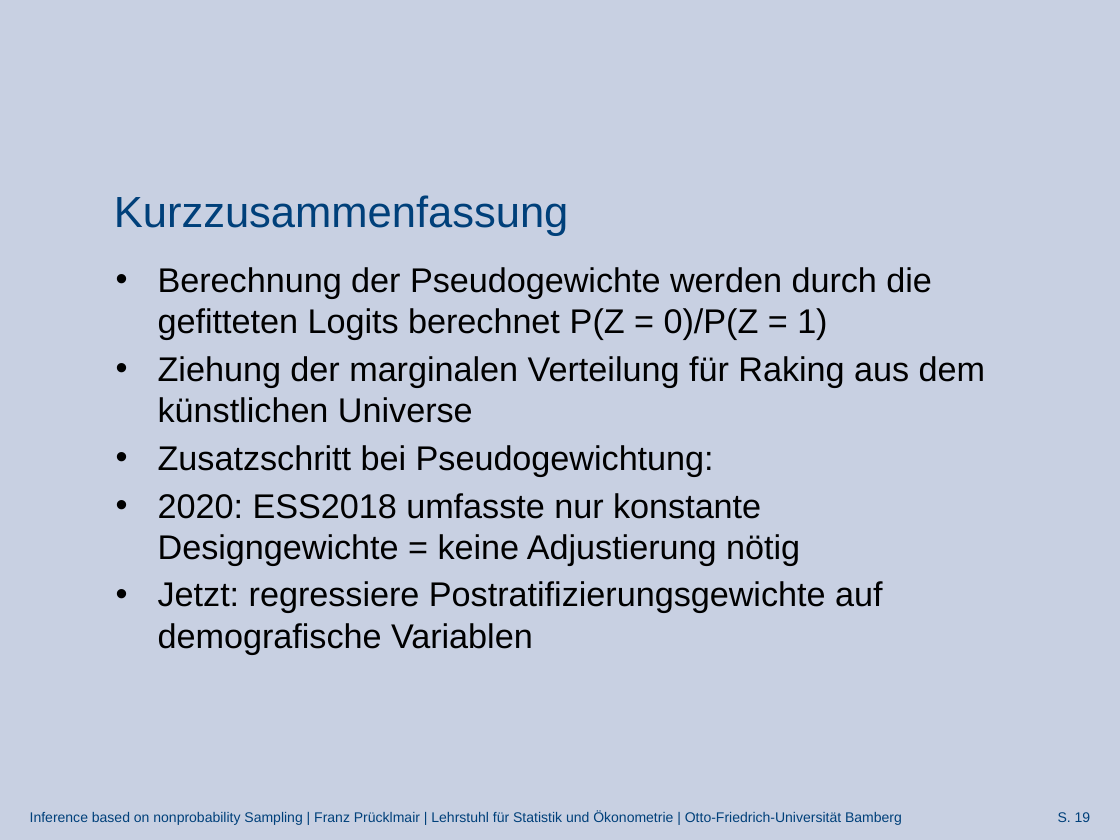
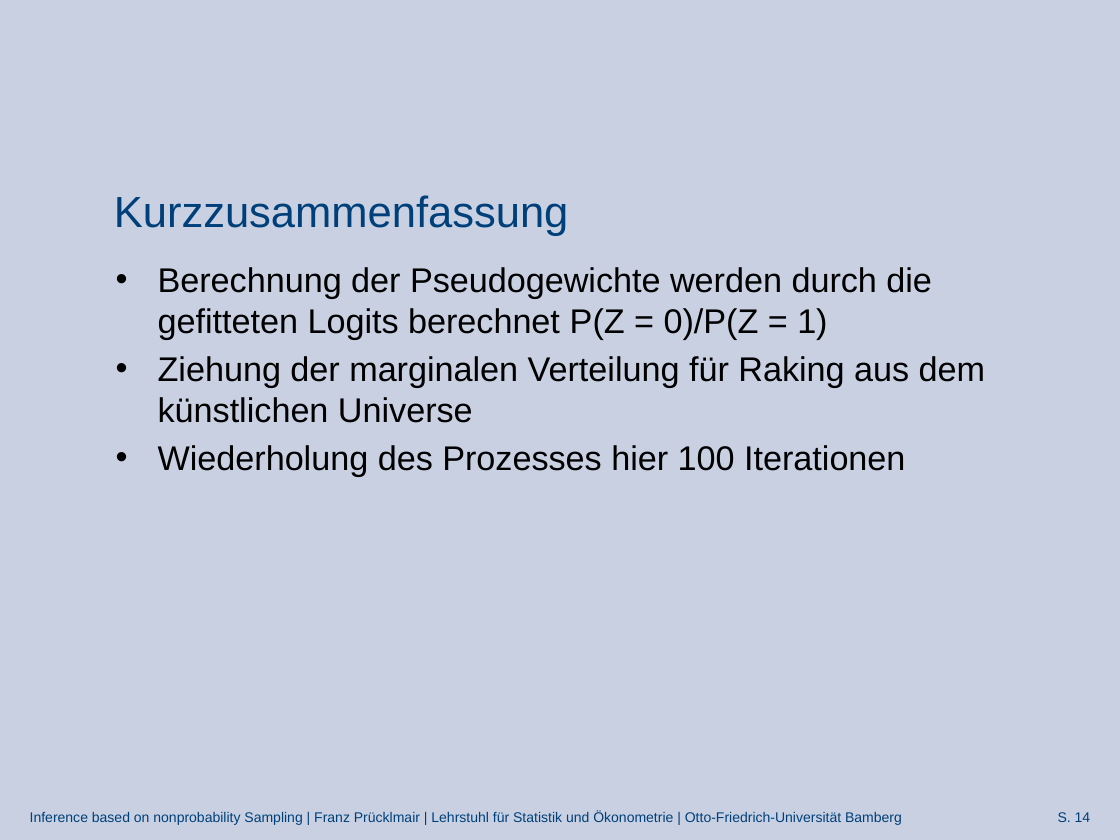
Before and after one commit to FranzPruecklmair/Civey, a slide deck: slide 14 of Präsentation_JF_29.04.2022.pptx (slide 19 before the commit). Drawn at 1120x840 pixels with LibreOffice and Linux fonts; fonts in the diff are those of the drawing; background and template pictures are left out. Boxes give left, top, right and bottom in pixels: in the first picture for what was removed or moved away, otherwise in the second. Text is boxed around its words. In the diff, an @@ line names an element or a change of style, - is before the commit and + after.

```diff
--- a/Präsentation_JF_29.04.2022.pptx
+++ b/Präsentation_JF_29.04.2022.pptx
@@ text at bbox=[158, 445, 905, 476]: text changed @@
-• Zusatzschritt bei Pseudogewichtung:
-• 2020: ESS2018 umfasste nur konstante Designgewichte = keine Adjustierung nötig
-• Jetzt: regressiere Postratifizierungsgewichte auf demografische Variablen
+• Wiederholung des Prozesses hier 100 Iterationen
@@ page number at bbox=[1058, 812, 1091, 822]: text changed @@
-S. 19
+S. 14
```
Also in this commit, not shown: 7 other slides changed, 6 slides added, 10 slides removed, 2 other files.
